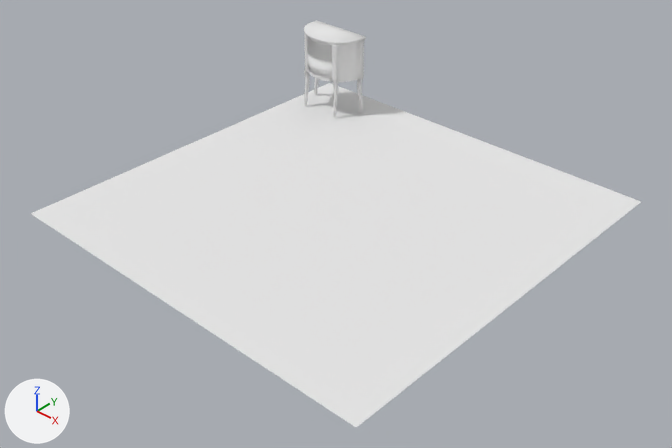
An edit to the Blender file Assets/models/bedroom02/endtable01/endtable01.blend, drawn before and after from the same camera.
Both versions are drawn from a camera (50 mm lens) standing at (18.71, -20.33, 16.87) and looking at (0.63, -0.85, -0.01). Every picture has the same lights, and +X, +Y and +Z are marked at lower left.

Script lines for the objects in view, before the commit:
```python
me_cylinder_000 = bpy.data.meshes.new('Cylinder.000')
me_cylinder_000.from_pydata(...)  # 66 vertices, 62 faces; spans x -0.556..0.556, y -1.0..0.224, z 0.05..0.9
me_cylinder_000.materials.append(mat_endtable)  # its picture is missing
# before: 52 (0.556, -0.831, 0.9) at pixel (332, 45), 53 (0.556, -0.831, 0.05) at pixel (332, 61), 54 (0.383, -0.924, 0.9) at pixel (326, 44), 55 (0.383, -0.924, 0.05) at pixel (327, 61), 56 (0.195, -0.981, 0.9) at pixel (321, 43)
# before: 57 (0.195, -0.981, 0.05) at pixel (321, 60), 58 (0.0, -1.0, 0.9) at pixel (316, 42), 59 (0.0, -1.0, 0.05) at pixel (316, 58), 60 (-0.195, -0.981, 0.9) at pixel (312, 40), 61 (-0.195, -0.981, 0.05) at pixel (312, 56)
# before: 62 (-0.383, -0.924, 0.9) at pixel (309, 38), 63 (-0.383, -0.924, 0.05) at pixel (309, 54), 64 (-0.556, -0.831, 0.9) at pixel (307, 36), 65 (-0.556, -0.831, 0.05) at pixel (307, 52)
me_cylinder_001 = bpy.data.meshes.new('Cylinder.001')
me_cylinder_001.from_pydata(...)  # 168 vertices, 136 faces; spans x -1.03..1.03, y -1.0..0.26, z -1.01..1.0
me_cylinder_001.polygons.foreach_set('use_smooth', [True] * 136)
me_cylinder_001.materials.append(mat_endtable)  # its picture is missing
me_plane = bpy.data.meshes.new('Plane')
me_plane.from_pydata([(1.0, -1.0, 0.0), (-1.0, -1.0, 0.0), (1.0, 1.0, 0.0), (-1.0, 1.0, 0.0)], [], [(1, 0, 2, 3)])
me_plane.materials.append(mat_damaged_floor)  # its picture is missing
ob_body = bpy.data.objects.new('body', me_cylinder_001)
ob_body.parent = ob_end_table
ob_body.matrix_parent_inverse = Matrix(((1.0, 0.0, 0.0, 5.75), (0.0, 1.0, 0.0, -6.0), (0.0, 0.0, 1.0, -2.0), (0.0, 0.0, 0.0, 1.0)))
ob_body.location = (-5.75, 6.0, 2.0)
ob_body.scale = (1.09, 1.09, 0.811)
ob_drawer_top = bpy.data.objects.new('drawer_top', me_cylinder_000)
ob_drawer_top.parent = ob_end_table
ob_drawer_top.matrix_parent_inverse = Matrix(((1.0, 0.0, 0.0, 5.75), (0.0, 1.0, 0.0, -6.0), (0.0, 0.0, 1.0, -2.0), (0.0, 0.0, 0.0, 1.0)))
ob_drawer_top.location = (-5.75, 6.0, 2.0)
ob_drawer_top.scale = (1.09, 1.09, 0.811)
ob_floor = bpy.data.objects.new('floor', me_plane)
ob_floor.location = (0.0, 0.0, 0.0)
ob_floor.scale = (7.5, 7.5, 1.0)
# also in view: 'top' at (-5.75, 5.57, 3.24)
```
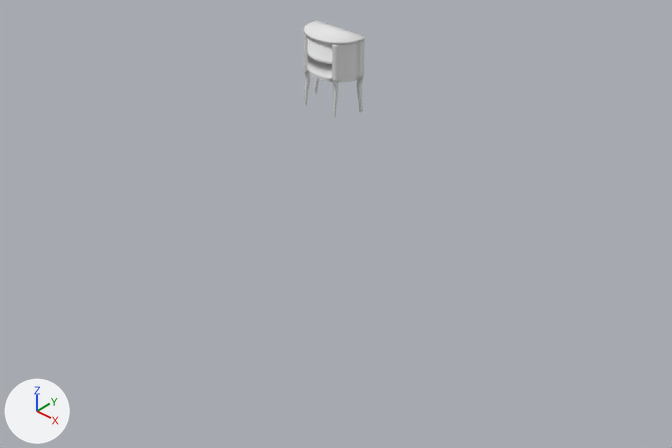
The newer file is also turned or shifted as a whole; pictures and numbers use the older file's frame.

Patch to the scene script:
```diff
--- a/Assets/models/bedroom02/endtable01/endtable01.blend.py
+++ b/Assets/models/bedroom02/endtable01/endtable01.blend.py
@@ me_cylinder_000 @@
 me_cylinder_000.from_pydata(...)  # 66 vertices, 62 faces; spans x -0.556..0.556, y -1.0..0.224, z 0.05..0.9
 # used by ob_drawer_top; parent = ob_end_table; location = (-5.75, 6.0, 2.0); scale = (1.09, 1.09, 0.811)
 # verts and faces of me_cylinder_000; kept vertices keep their numbers, new ones are numbered from 66
+# me_cylinder_000 part 1
+delete_faces([(52, 53, 55, 54), (54, 55, 57, 56), (56, 57, 59, 58), (58, 59, 61, 60), (60, 61, 63, 62), (62, 63, 65, 64)])
+faces += [(52, 54, 55, 53), (54, 56, 57, 55), (56, 58, 59, 57), (58, 60, 61, 59), (60, 62, 63, 61), (62, 64, 65, 63)]  # smooth
 me_cylinder_000.materials.append(mat_endtable)
@@ ob_floor @@
-ob_floor = bpy.data.objects.new('floor', me_plane)
-ob_floor.location = (0.0, 0.0, 0.0)
-ob_floor.scale = (7.5, 7.5, 1.0)
```

Where the change shows, as pixel boxes [x1, y1, x2, y2] in the pictures (672 x 448 px; the box of a moved part takes in the faces that stretch with it):
'floor', deleted: before [31, 83, 641, 427]
part 1 of me_cylinder_000, moved or reshaped: [307, 37, 332, 62] in both
